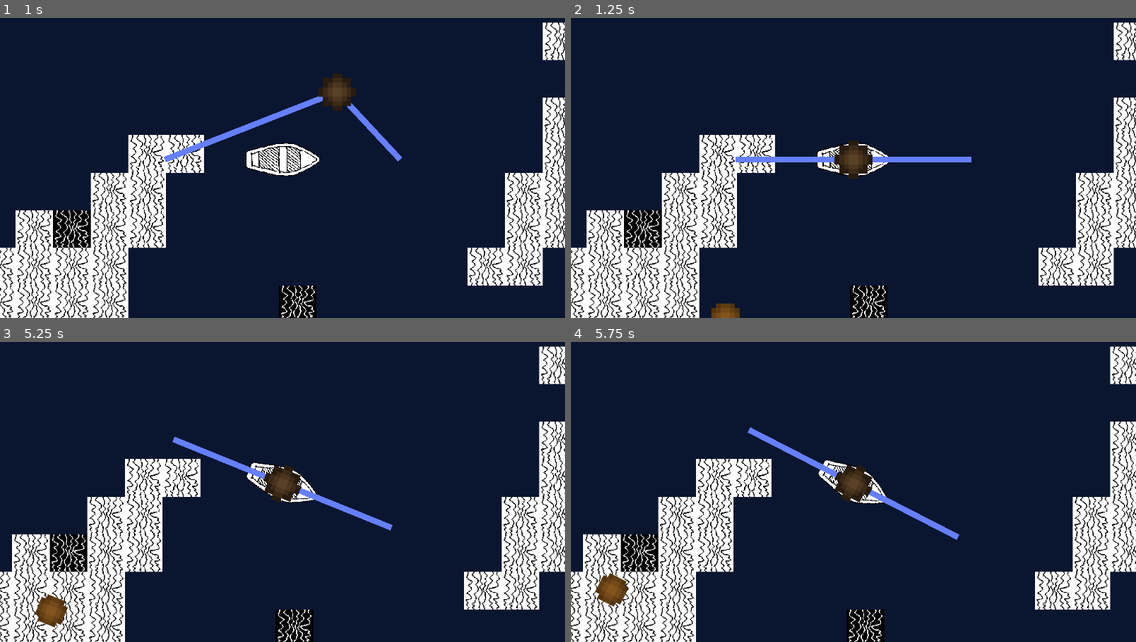
Above: before the commit, frames 1-4 (two rows, left to right).
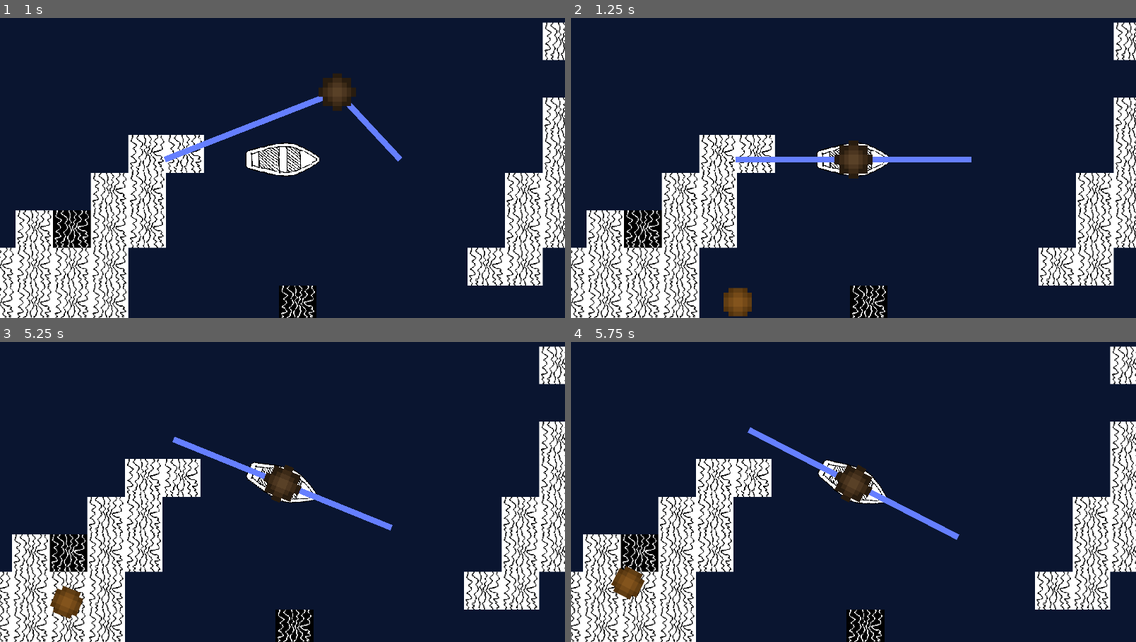
Above: after the commit, the same moments.

Repository: henryTschudy/AnglersDeep
Game: Godot game, scene res://scenes/overworld.tscn
Same seed, same stepped clock (60 frames per second), same inputs: the game is played once before the commit and once after it.
Inputs (mouse positions are in pixels of both pictures, inside the frame that each line leads up to):
- Up to frame 1 (1 s): tap Enter at 0.5 s; drag from (282, 159) to (339, 90) at 0.52 s
- Up to frame 2 (1.25 s): no input
- Up to frame 3 (5.25 s): drag from (169, 498) to (254, 546) at 1.27 s; tap Space (move_stop) at 2 s; move the mouse to (339, 414) at 2.02 s; hold D (move_right) 2.03-2.75 s; hold Space (move_stop) 2.03-2.75 s; drag from (254, 546) to (113, 435) at 2.77 s; tap Enter at 3.5, 5 s; move the mouse to (452, 531) at 3.52 s; hold A (move_left) 3.53-4.25 s; hold Space (move_stop) 3.53-4.25 s; drag from (113, 435) to (197, 405) at 4.27 s; move the mouse to (310, 483) at 5.02 s; hold S (move_down) from 5.03 s (still down); hold Space (move_stop) from 5.03 s (still down); click (310, 483) at 5.17 s
- Up to frame 4 (5.75 s): keep holding S (move_down); keep holding Space (move_stop)

Frame 1 is identical in both runs. In frame 2, 0.5% of the frame differs, in the area x 24-32%, y 89-100%; in frame 3, 0.7%, in the area x 6-15%, y 81-96%; in frame 4, 0.7%.

Commit message:
Update slingshot_handle.gd
debug

Diff:
--- a/scripts/slingshot_handle.gd
+++ b/scripts/slingshot_handle.gd
@@ -57,13 +57,12 @@
 		#	direction = Vector2(0,0)
 		#	momentum = Vector2(0,0)
 
-#		var changed_direction = (last_vector + direction).length() < last_vector.length() + direction.length()
-
-		#only launch projectile if the slingshot's been interacted with
-		if (!projectile.visible and position != base_position):
+		var changed_direction = (last_vector + direction).length() < last_vector.length() + direction.length()
+		if (changed_direction && !projectile.visible):
 			projectile.visible = true
-			projectile_movement = (target.position)/PROJECTILE_SPEED_DIVISOR
-			projectile_target_position = target.position + position - base_position
+			projectile_target_position = target.position
+			projectile_movement = (target.position - base_position)/PROJECTILE_SPEED_DIVISOR
+			print("butt")
 		last_vector = direction
 		movement = RETURN_SPEED*(direction + momentum)
 
@@ -79,6 +78,12 @@
 		projectile.position =  lerp(projectile.position, base_position + projectile_target_position, PROJECTILE_WEIGHT)
 		#projectile_movement = lerp(projectile_movement, Vector2.ZERO, PROJECTILE_DRAG) #slow down projectile over time
 		#projectile.move_and_slide(projectile_movement)
+
+	# debug
+	#print(cord.points)
+	#print(target.position)
+	#print(direction)
+	manage_cord()
 
 func manage_cord(): #yeah, this could be done a lot better
 	cord.points[0] = base_position-position-Vector2(CORD_DISTANCE,0)
